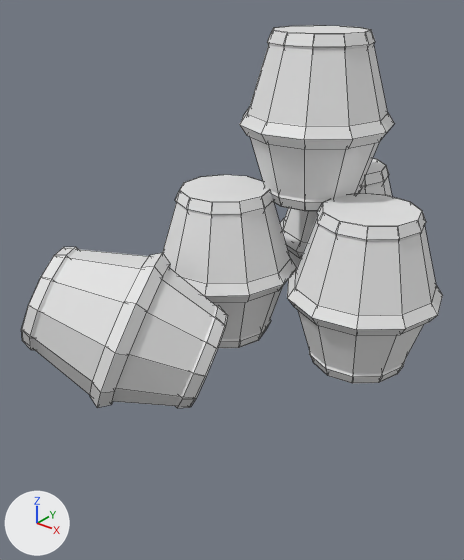
The Blender file Gamedev Modulis/Assets/Models/manybarrels.blend, before and after one commit.
The view is the same before and after, from a 50 mm lens placed at (3.91, -4.77, 5.38), pointed at (0.2, -0.14, 2.5). Lighting does not change. The marker at lower left points along +X, +Y and +Z. Mesh edges are drawn as thin lines.

The scene before the commit, as lines of its bpy script (objects in view):
```python
me_cone = bpy.data.meshes.new('Cone')
me_cone.from_pydata(...)  # 165 vertices, 156 faces; spans x -0.74..0.75, y -0.72..0.75, z -1.0..1.0
me_cone_002 = bpy.data.meshes.new('Cone.002')
me_cone_002.from_pydata(...)  # 165 vertices, 156 faces; spans x -0.74..0.75, y -0.72..0.75, z -1.0..1.0
me_cone_003 = bpy.data.meshes.new('Cone.003')
me_cone_003.from_pydata(...)  # 165 vertices, 156 faces; spans x -0.74..0.75, y -0.72..0.75, z -1.0..1.0
me_cone_004 = bpy.data.meshes.new('Cone.004')
me_cone_004.from_pydata(...)  # 165 vertices, 156 faces; spans x -0.74..0.75, y -0.72..0.75, z -1.0..1.0
me_cone_005 = bpy.data.meshes.new('Cone.005')
me_cone_005.from_pydata(...)  # 165 vertices, 156 faces; spans x -0.74..0.75, y -0.72..0.75, z -1.0..1.0
ob_cone = bpy.data.objects.new('Cone', me_cone)
ob_cone.location = (0.0, 0.0, 2.61)
ob_cone.rotation_euler = (0.0, 0.0, 0.137)  # degrees (0, 0, 7.8)
ob_cone.scale = (1.0, 1.0, 0.8)
ob_cone_001 = bpy.data.objects.new('Cone.001', me_cone_002)
ob_cone_001.location = (0.0, -1.4, 2.44)
ob_cone_001.rotation_euler = (0.0, -1.194, 0.551)  # degrees (0, -68, 32)
ob_cone_001.scale = (1.0, 1.0, 0.8)
ob_cone_002 = bpy.data.objects.new('Cone.002', me_cone_003)
ob_cone_002.location = (0.5, 1.5, 2.61)
ob_cone_002.rotation_euler = (0.0, 0.0, 0.137)  # degrees (0, 0, 7.8)
ob_cone_002.scale = (1.0, 1.0, 0.8)
ob_cone_003 = bpy.data.objects.new('Cone.003', me_cone_004)
ob_cone_003.location = (1.43, 0.34, 2.61)
ob_cone_003.rotation_euler = (0.0, 0.0, 0.137)  # degrees (0, 0, 7.8)
ob_cone_003.scale = (1.0, 1.0, 0.8)
ob_cone_004 = bpy.data.objects.new('Cone.004', me_cone_005)
ob_cone_004.location = (0.61, 0.65, 4.08)
ob_cone_004.rotation_euler = (0.0, 0.0, 0.137)  # degrees (0, 0, 7.8)
ob_cone_004.scale = (1.0, 1.0, 0.8)
```
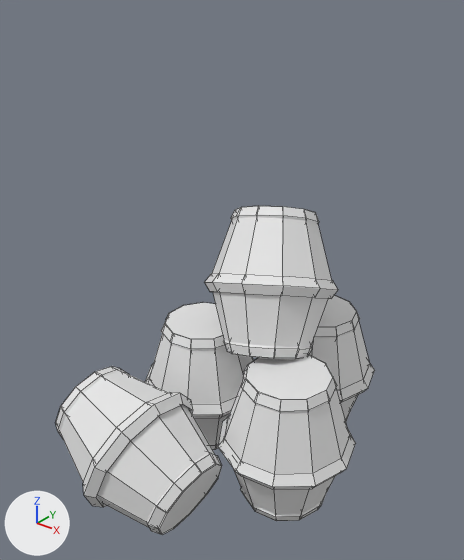
Edits to the bpy script that builds the scene:
```text
Change ob_cone:
    ob_cone.location: (0.0, 0.0, 2.61) -> (-0.23, -1.19, 0.8)
    ob_cone.rotation_euler: (0.0, 0.0, 0.137) -> (-0.356, -1.194, 0.381)  # degrees (0, 0, 7.8) -> degrees (-20, -68, 22)
Change ob_cone_001:
    ob_cone_001.location: (0.0, -1.4, 2.44) -> (0.39, 1.34, 0.8)
    ob_cone_001.rotation_euler: (0.0, -1.194, 0.551) -> (0.0, 0.0, 0.137)  # degrees (0, -68, 32) -> degrees (0, 0, 7.8)
Change ob_cone_002:
    ob_cone_002.location: (0.5, 1.5, 2.61) -> (0.89, -0.06, 0.8)
Change ob_cone_003:
    ob_cone_003.location: (1.43, 0.34, 2.61) -> (-0.55, 0.25, 0.8)
Change ob_cone_004:
    ob_cone_004.location: (0.61, 0.65, 4.08) -> (0.21, 0.56, 2.2)
    ob_cone_004.rotation_euler: (0.0, 0.0, 0.137) -> (-0.391, -0.279, -0.0456)  # degrees (0, 0, 7.8) -> degrees (-22, -16, -2.6)
```

Boxes (x1, y1, x2, y2) around the edits, measured in the pictures (464 x 560 px):
'Cone.004', moved, turned: before (240, 25, 394, 211); after (204, 206, 338, 359)
'Cone', moved, turned: before (162, 175, 297, 348); after (55, 366, 222, 535)
'Cone.003', moved: before (287, 193, 443, 383); after (145, 302, 254, 450)
'Cone.001', moved, turned: before (21, 247, 228, 408); after (309, 295, 375, 422)
'Cone.002', moved: before (280, 158, 392, 273); after (218, 354, 356, 521)
